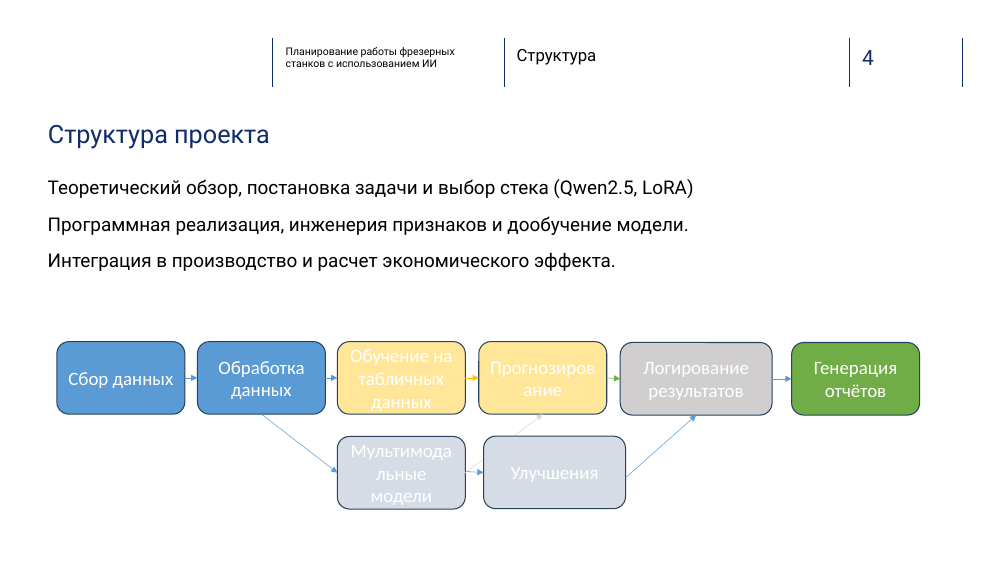
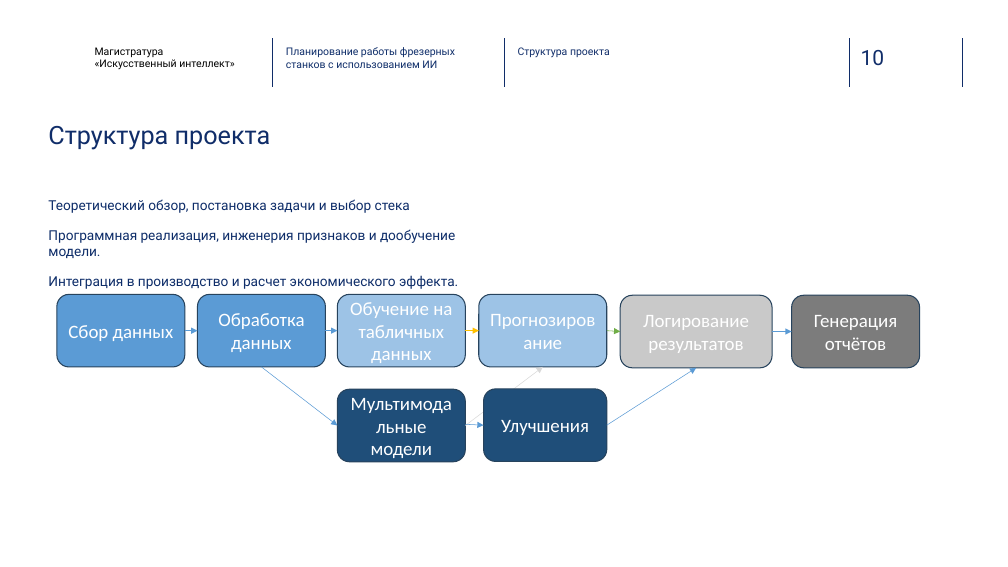
Before and after one commit to wizardkpb80/vkr, a slide deck: slide 10 of docs/ВКР_Дацюк.pptx (slide 4 before the commit). Drawn at 1008x567 pixels with LibreOffice and Linux fonts; fonts in the diff are those of the drawing; background and template pictures are left out. Boxes give left, top, right and bottom in pixels: in the first picture for what was removed or moved away, otherwise in the second. Text is boxed around its words. In the diff, an @@ line names an element or a change of style, - is before the commit and + after.

```diff
--- a/docs/ВКР_Дацюк.pptx
+++ b/docs/ВКР_Дацюк.pptx
@@ text added at (95,47,234,69), 10 pt, text #000000 @@
+Магистратура
+«Искусственный интеллект»
@@ text "Планирование работы фрезерных станков с ..." at (286,47,455,68): text colour #000000 to #0E2D69 @@
@@ text at (518,47,610,58): text changed; size 16 to 10 pt; text colour #000000 to #102D69 @@
-Структура
+Структура проекта
@@ page number added at (861,50,885,66), 20 pt, text #102D69 @@
+10
@@ text removed at (862,50,874,65) @@
-4
@@ text at (48,199,410,213): text changed; size 18 to 13 pt; text colour #000000 to #0E2D69 @@
-Теоретический обзор, постановка задачи и выбор стека (Qwen2.5, LoRA)
+Теоретический обзор, постановка задачи и выбор стека
@@ text "Теоретический обзор, постановка задачи и ...": place and size @@
-text "Теоретический обзор, постановка задачи и ..." at (48,179,694,271)
+text "Теоретический обзор, постановка задачи и ..." at (48,199,458,289)
@@ text at (48,229,458,289): size 18 to 13 pt, text colour #000000 to #0E2D69 in "Программная реализация, инженерия признаков и дообучение мод ...", "Интеграция в производство и расчет экономического эффекта." @@
@@ rounded rectangle "Обучение на табличных данных" at (337,294,465,367): fill #FFE699 to #9DC3E6 @@
@@ rounded rectangle "Прогнозирование" at (479,294,606,367): fill #FFE699 to #9DC3E6 @@
@@ rounded rectangle "Логирование результатов" at (620,296,772,368): fill #D0CECE to #C9C9C9 @@
@@ rounded rectangle "Генерация отчётов" at (792,296,920,368): fill #70AD47 to #7C7C7C @@
@@ 5 arrows, 4 rounded rectangles: place and size @@
-5 arrows, 4 rounded rectangles at (57,342,620,473)
+5 arrows, 4 rounded rectangles at (57,294,620,425)
@@ 3 rounded rectangles, 3 arrows: place and size @@
-3 rounded rectangles, 3 arrows at (262,343,920,509)
+3 rounded rectangles, 3 arrows at (262,296,920,462)
@@ rounded rectangle "Мультимодальные модели" at (337,389,465,462): fill #D6DCE5 to #1F4E79 @@
@@ rounded rectangle "Улучшения" at (484,389,607,461): fill #D6DCE5 to #1F4E79 @@
@@ rounded rectangle "Улучшения": place and size @@
-rounded rectangle "Улучшения" at (484,436,626,509)
+rounded rectangle "Улучшения" at (484,389,607,461)
@@ arrow moved from (625, 478) - (696, 415) to (607, 425) - (696, 368) @@
```
Also in this commit, not shown: 5 other slides changed, 13 slides added, 11 slides removed, 3 other files.
